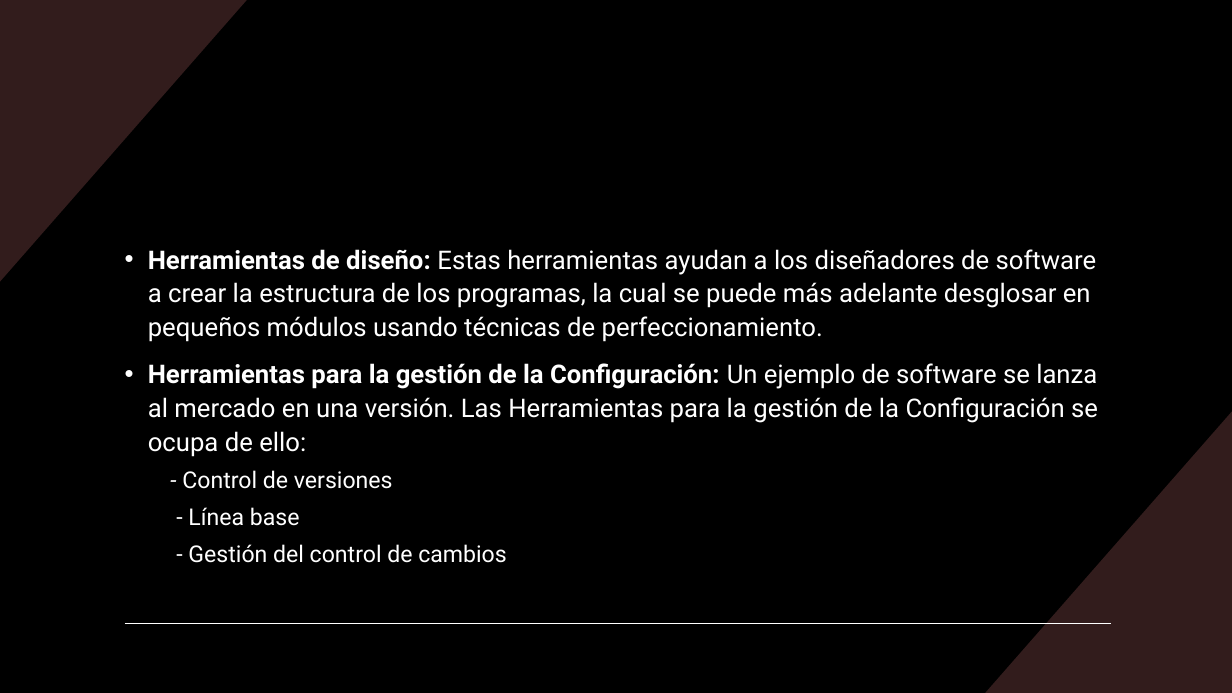
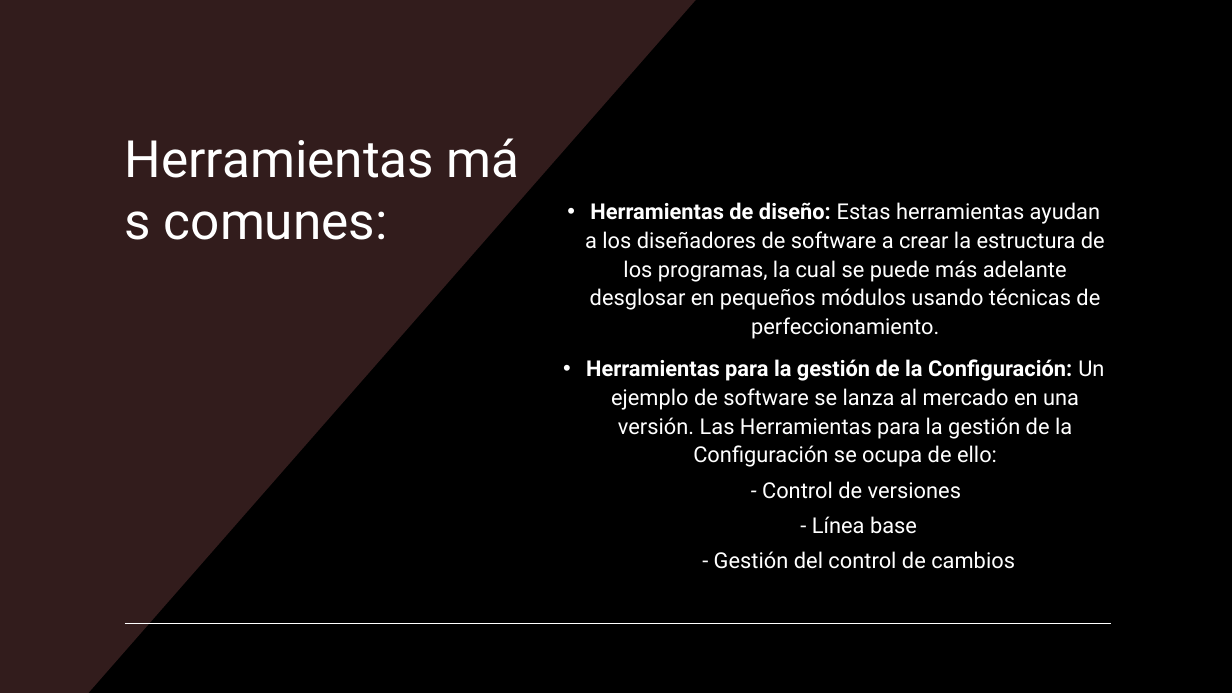
Before and after one commit to DAWEQUIPO5ENTORNOS/EQUIPO5_DAW_ENTORNOS, a slide deck: slide 7 of case.pptx. Drawn at 1232x693 pixels with LibreOffice and Linux fonts; fonts in the diff are those of the drawing. Boxes give left, top, right and bottom in pixels: in the first picture for what was removed or moved away, otherwise in the second. Text is boxed around its words. In the diff, an @@ line names an element or a change of style, - is before the commit and + after.

```diff
--- a/case.pptx
+++ b/case.pptx
@@ rectangle added at (x1=0, y1=0, x2=1232, y2=693), fill #000000 @@
@@ freeform shape added at (x1=0, y1=0, x2=696, y2=693), fill #321C1C @@
@@ title added at (x1=125, y1=140, x2=434, y2=240), 40 pt, text #FFFFFF @@
+Herramientas más comunes:
@@ text "Herramientas de diseño: Estas herramientas ..." moved from (x1=148, y1=249, x2=1098, y2=563) to (x1=585, y1=202, x2=1105, y2=569) @@
@@ text "Herramientas de diseño: Estas herramientas ..." at (x1=585, y1=202, x2=1105, y2=569): size 20 to 17 pt in "Herramientas de diseño: Estas herramientas ayudan a ...", "Herramientas para la gestión de la Configuración: ..."; size 18 to 17 pt in "- Control de versiones", "- Línea base", "- Gestión del control de cambios"; alignment left to centre; list level 2 to 1 in "- Control de versiones"; list level 2 to 1 in "- Línea base"; list level 2 to 1 in "- Gestión del control de ..."; vertical alignment top to bottom @@
@@ line removed from (125, 624) to (1111, 624) @@
@@ line added from (125, 624) to (1111, 624), #FFFFFF 1 pt @@
```
Also in this commit, not shown: 6 other slides changed, 2 slides added, 1 slide removed, 3 other files.
